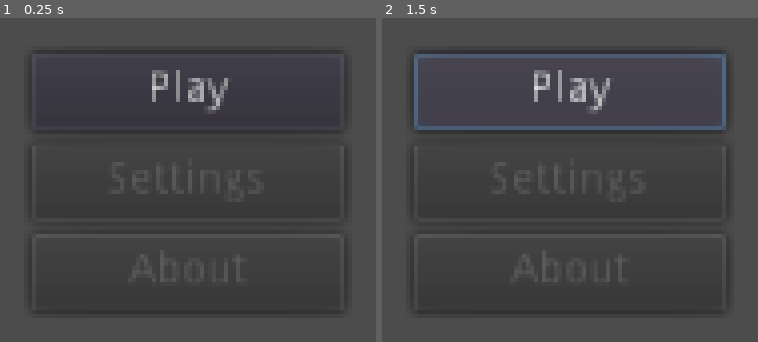
Above: before the commit, frames 1-2 (left to right).
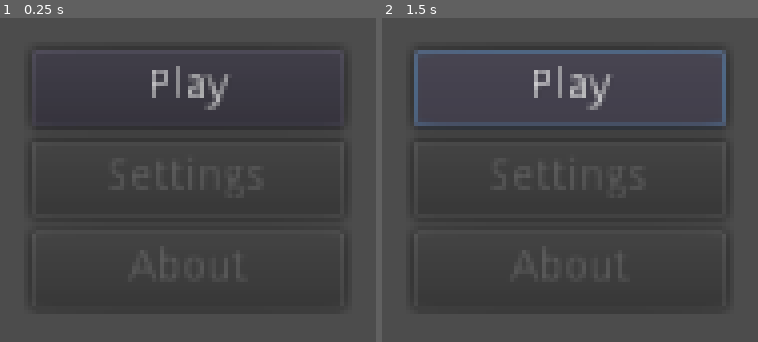
Above: after the commit, the same moments.

Repository: Lennart1514/Doggo-Party-Game
Game: Godot game, scene res://Title Screen.tscn
Two runs of this game, one before a commit and one after it. Both use one fixed random seed, a clock stepped at 60 frames per second and the inputs below.
Inputs:
- Up to frame 1 (0.25 s): no input
- Up to frame 2 (1.5 s): click "Play" at 0.5 s; click "Play" at 1.25 s

The runs differ from the first frame. In frame 1, 1.7% of the frame differs, in the area x 9-91%, y 9-30%; in frame 2, 4.6%, in the area x 8-92%, y 9-35%.

Commit message:
Minigame1 angefangen uwu
angefangen minigame 1 gamer zu gamen

Diff:
--- /dev/null
+++ b/Minigame01.gd
@@ -0,0 +1,16 @@
+extends Node2D
+
+
+# Declare member variables here. Examples:
+# var a = 2
+# var b = "text"
+
+
+# Called when the node enters the scene tree for the first time.
+func _ready():
+	pass # Replace with function body.
+
+
+# Called every frame. 'delta' is the elapsed time since the previous frame.
+#func _process(delta):
+#	pass
--- /dev/null
+++ b/Minigame01.tscn
@@ -0,0 +1,27 @@
+[gd_scene load_steps=5 format=2]
+
+[ext_resource path="res://Doggo/DoggoRL2.png" type="Texture" id=1]
+[ext_resource path="res://Background/BG.png" type="Texture" id=2]
+[ext_resource path="res://Doggo/DoggoRL1.png" type="Texture" id=3]
+
+[sub_resource type="SpriteFrames" id=1]
+animations = [ {
+"frames": [ ExtResource( 3 ), ExtResource( 1 ) ],
+"loop": true,
+"name": "default",
+"speed": 2.0
+} ]
+
+[node name="Node2D" type="Node2D"]
+
+[node name="BG" type="Sprite" parent="."]
+position = Vector2( 512.007, 416 )
+scale = Vector2( 10.6563, 15.3704 )
+texture = ExtResource( 2 )
+
+[node name="AnimatedSprite" type="AnimatedSprite" parent="."]
+position = Vector2( 69.2534, 65.3845 )
+scale = Vector2( 4.44827, 4.16405 )
+frames = SubResource( 1 )
+frame = 1
+playing = true
--- a/Title Screen.tscn
+++ b/Title Screen.tscn
@@ -5,6 +5,8 @@
 anchor_bottom = 1.0
 
 [node name="CenterContainer" type="CenterContainer" parent="."]
+anchor_top = -0.00135752
+anchor_bottom = -0.00135752
 margin_right = 1024.0
 margin_bottom = 600.0
 __meta__ = {
--- a/project.godot
+++ b/project.godot
@@ -24,6 +24,37 @@
 window/stretch/mode="2d"
 window/stretch/aspect="expand"
 
+[input]
+
+ui_left={
+"deadzone": 0.5,
+"events": [ Object(InputEventKey,"resource_local_to_scene":false,"resource_name":"","device":0,"alt":false,"shift":false,"control":false,"meta":false,"command":false,"pressed":false,"scancode":16777231,"unicode":0,"echo":false,"script":null)
+, Object(InputEventJoypadButton,"resource_local_to_scene":false,"resource_name":"","device":0,"button_index":14,"pressure":0.0,"pressed":false,"script":null)
+, Object(InputEventKey,"resource_local_to_scene":false,"resource_name":"","device":0,"alt":false,"shift":false,"control":false,"meta":false,"command":false,"pressed":false,"scancode":65,"unicode":0,"echo":false,"script":null)
+ ]
+}
+ui_right={
+"deadzone": 0.5,
+"events": [ Object(InputEventKey,"resource_local_to_scene":false,"resource_name":"","device":0,"alt":false,"shift":false,"control":false,"meta":false,"command":false,"pressed":false,"scancode":16777233,"unicode":0,"echo":false,"script":null)
+, Object(InputEventJoypadButton,"resource_local_to_scene":false,"resource_name":"","device":0,"button_index":15,"pressure":0.0,"pressed":false,"script":null)
+, Object(InputEventKey,"resource_local_to_scene":false,"resource_name":"","device":0,"alt":false,"shift":false,"control":false,"meta":false,"command":false,"pressed":false,"scancode":68,"unicode":0,"echo":false,"script":null)
+ ]
+}
+ui_up={
+"deadzone": 0.5,
+"events": [ Object(InputEventKey,"resource_local_to_scene":false,"resource_name":"","device":0,"alt":false,"shift":false,"control":false,"meta":false,"command":false,"pressed":false,"scancode":16777232,"unicode":0,"echo":false,"script":null)
+, Object(InputEventJoypadButton,"resource_local_to_scene":false,"resource_name":"","device":0,"button_index":12,"pressure":0.0,"pressed":false,"script":null)
+, Object(InputEventKey,"resource_local_to_scene":false,"resource_name":"","device":0,"alt":false,"shift":false,"control":false,"meta":false,"command":false,"pressed":false,"scancode":87,"unicode":0,"echo":false,"script":null)
+ ]
+}
+ui_down={
+"deadzone": 0.5,
+"events": [ Object(InputEventKey,"resource_local_to_scene":false,"resource_name":"","device":0,"alt":false,"shift":false,"control":false,"meta":false,"command":false,"pressed":false,"scancode":16777234,"unicode":0,"echo":false,"script":null)
+, Object(InputEventJoypadButton,"resource_local_to_scene":false,"resource_name":"","device":0,"button_index":13,"pressure":0.0,"pressed":false,"script":null)
+, Object(InputEventKey,"resource_local_to_scene":false,"resource_name":"","device":0,"alt":false,"shift":false,"control":false,"meta":false,"command":false,"pressed":false,"scancode":83,"unicode":0,"echo":false,"script":null)
+ ]
+}
+
 [rendering]
 
 environment/default_environment="res://default_env.tres"
Binary file added: Background/BG.png
Not shown, added: Background/BG.png.import
Binary file added: Doggo/DoggoRL1.png
Not shown, added: Doggo/DoggoRL1.png.import
Binary file added: Doggo/DoggoRL2.png
Not shown, added: Doggo/DoggoRL2.png.import
